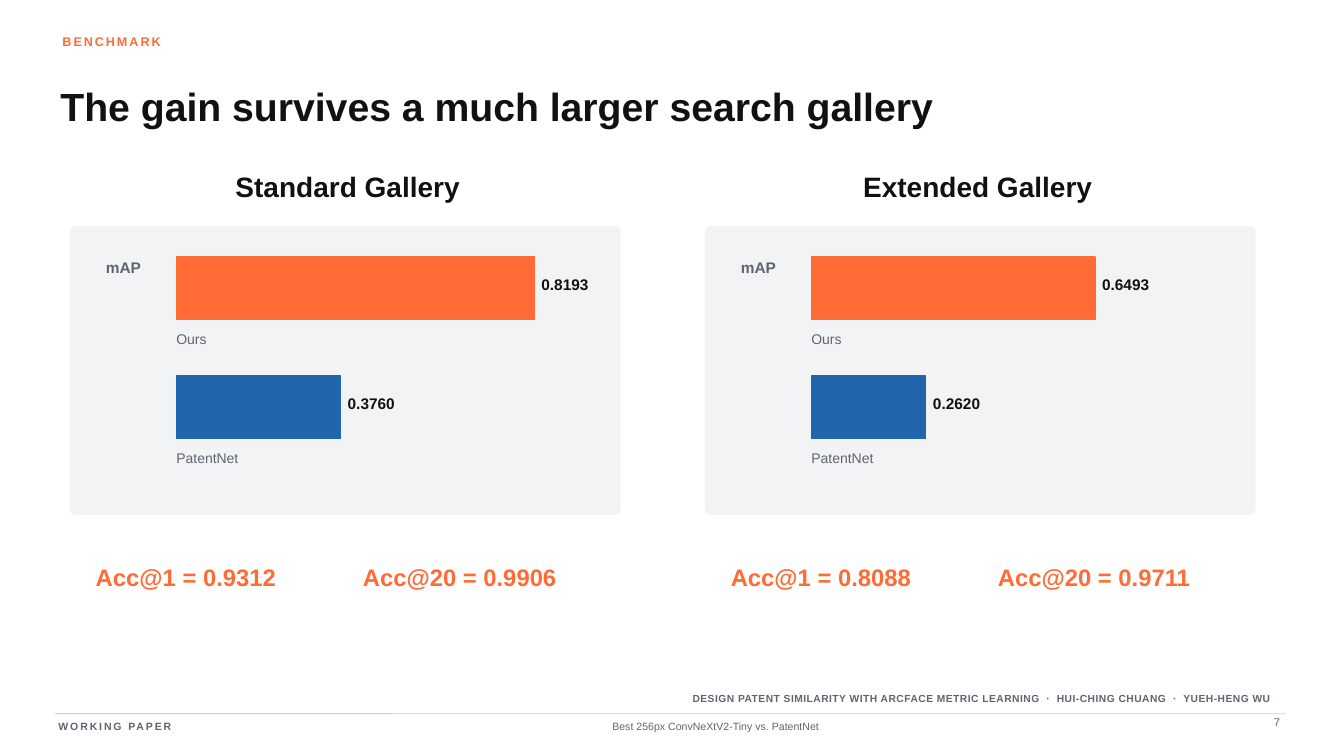
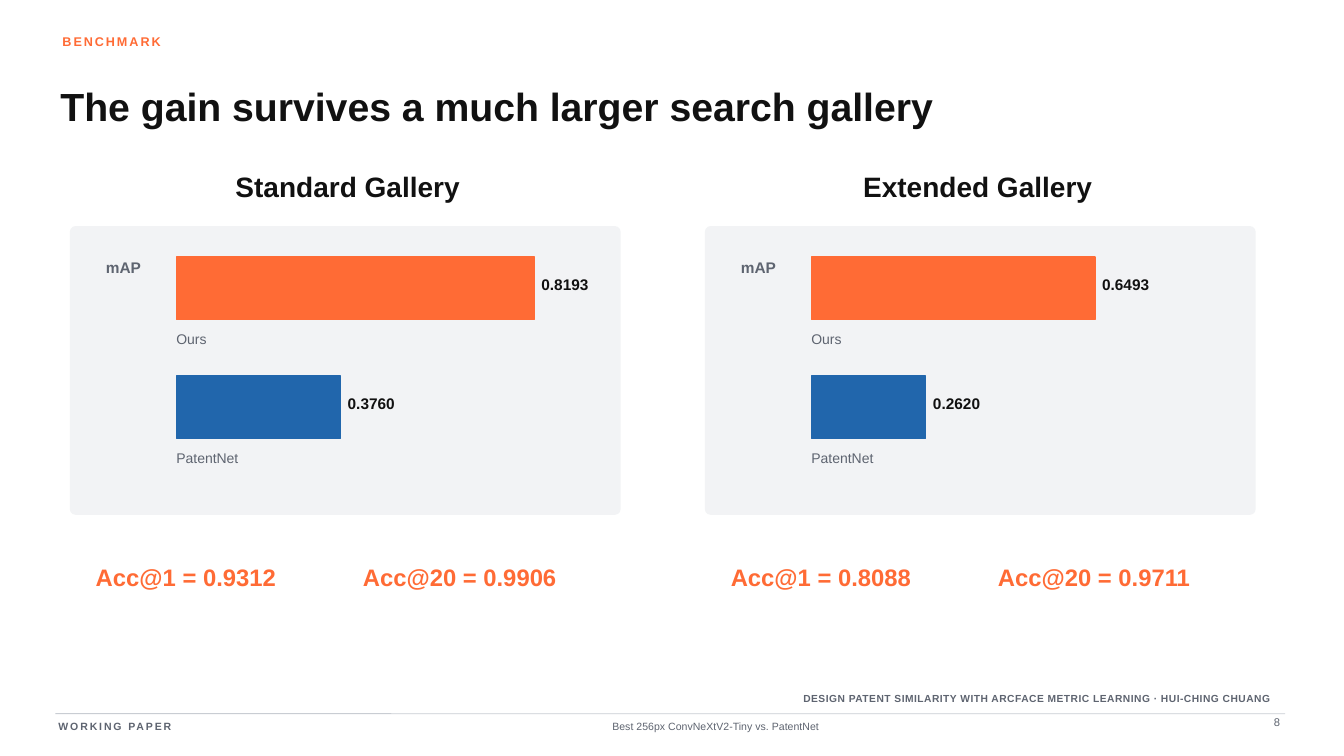
Before and after one commit to hcchuang/hcchuang.github.io, a slide deck: slide 8 of files/DesignPatent_15min_Slides.pptx (slide 7 before the commit). Drawn at 1344x756 pixels with LibreOffice and Linux fonts; fonts in the diff are those of the drawing. Boxes give left, top, right and bottom in pixels: in the first picture for what was removed or moved away, otherwise in the second. Text is boxed around its words. In the diff, an @@ line names an element or a change of style, - is before the commit and + after.

Commit message:
Standardize Design Patent byline and add Figure 3

```diff
--- a/files/DesignPatent_15min_Slides.pptx
+++ b/files/DesignPatent_15min_Slides.pptx
@@ text at box(803, 695, 1270, 702): text changed @@
-DESIGN PATENT SIMILARITY WITH ARCFACE METRIC LEARNING · HUI-CHING CHUANG · YUEH-HENG WU
+DESIGN PATENT SIMILARITY WITH ARCFACE METRIC LEARNING · HUI-CHING CHUANG
@@ page number at box(1274, 718, 1280, 726): text changed @@
-7
+8
```
Also in this commit, not shown: 8 other slides changed, 1 slide added, 1 other file.
